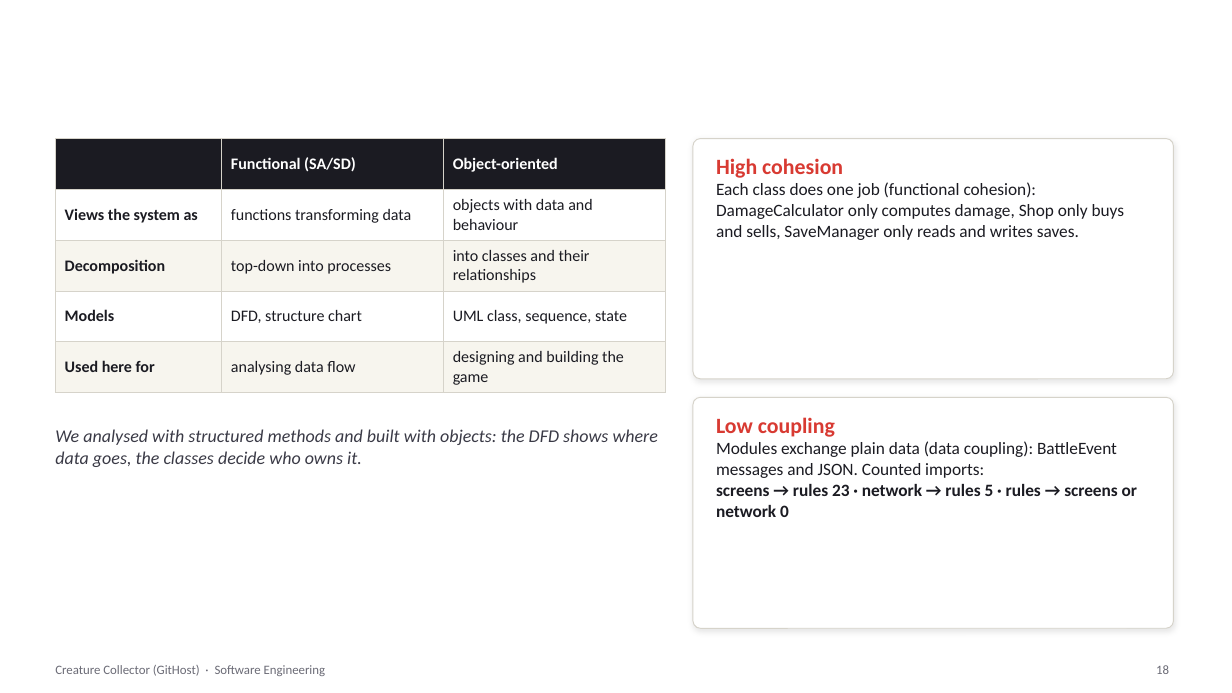
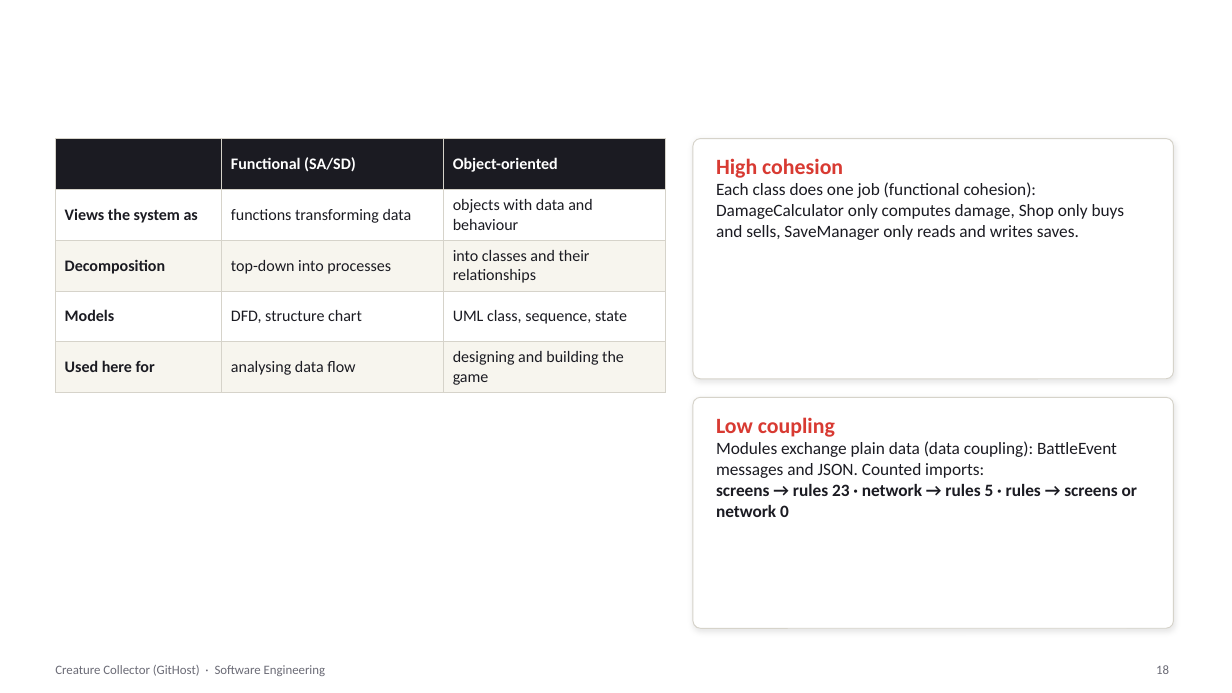
Before and after one commit to psdoom14/creature-collector, a slide deck: slide 18 of docs/se/CreatureCollector-SE.pptx. Drawn at 1232x693 pixels with LibreOffice and Linux fonts; fonts in the diff are those of the drawing; background and template pictures are left out. Boxes give left, top, right and bottom in pixels: in the first picture for what was removed or moved away, otherwise in the second. Text is boxed around its words. In the diff, an @@ line names an element or a change of style, - is before the commit and + after.

```diff
--- a/docs/se/CreatureCollector-SE.pptx
+++ b/docs/se/CreatureCollector-SE.pptx
@@ text removed at <box>55,429,658,467</box> @@
-We analysed with structured methods and built with objects: the DFD shows where data goes, the classes decide who owns it.
```
Also in this commit, not shown: 4 other slides changed, 3 slides removed, 2 other files.
